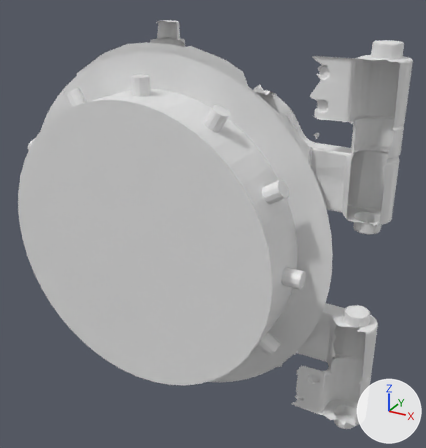
The FBX model addons/LF_Everon1989/Assets/Props/Roleplay/BankVault/VaultDoor.fbx: old version first, new version second.
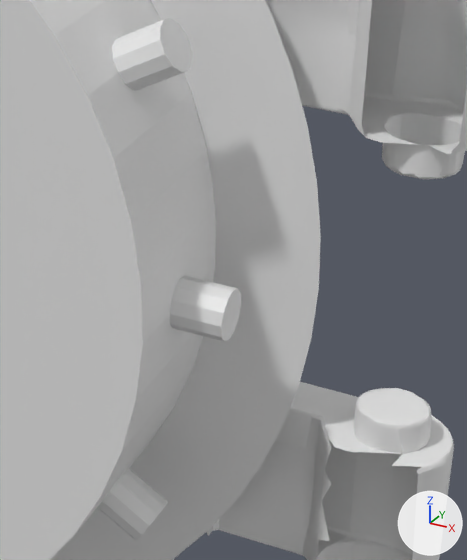
There are two pictures of each version: one whole from a 50 mm lens placed at (0.65, -2.94, 1.56), pointed at (-1.01, 0.08, 0.04), one close up on the part from 53% to 90% of the width and 39% to 81% of the height. The lights are fixed; the arrows at lower right show +X, +Y and +Z. The first two pictures are the older version. Objects named as collision shapes, trigger or cutter boxes, shadow casters or lower levels of detail are left out. Vertices at exactly the same position are counted once.

The first close-up shows 'VaultDoor_LOD0'.
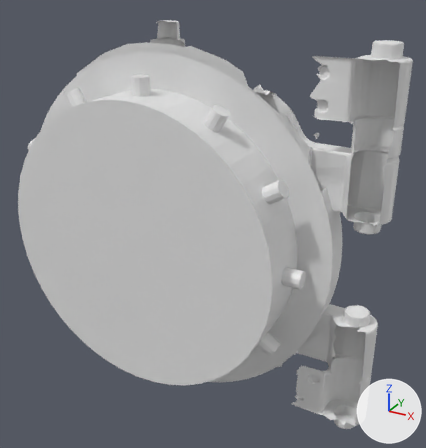
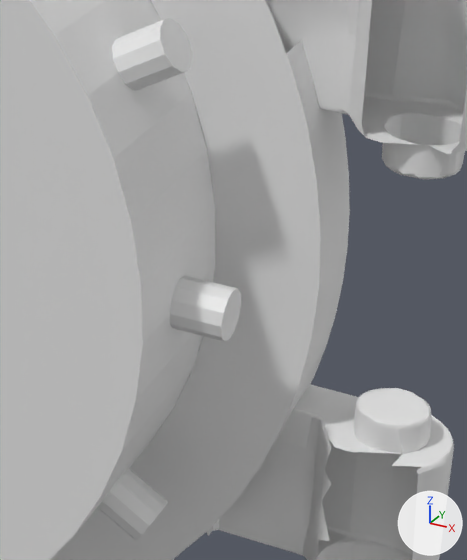
Location of each change, [x1, y1, x2, y2] in pixels of the close-ups (467 x 560 px):
```json
{"part": 1, "of": "me_vaultdoor_lod0", "change": "added", "after": [271, 40, 350, 448]}
```

The change, as JSON lines over the scene's bpy script:
```json
{"block": "me_vaultdoor_lod0", "where": "# used by ob_vaultdoor_lod0; location = (0.0, 0.0, 0.0)"}
{"op": "remove", "block": "me_vaultdoor_lod0", "code": "me_vaultdoor_lod0.from_pydata(...)  # 3911 vertices, 6825 faces; spans x -2.38..0.1, y -0.44..0.42, z -1.25..1.25"}
{"op": "add", "block": "me_vaultdoor_lod0", "code": "me_vaultdoor_lod0.from_pydata(...)  # 3940 vertices, 6852 faces; spans x -2.38..0.1, y -0.44..0.42, z -1.25..1.25"}
{"block": "me_vaultdoor_lod0", "change": "me_vaultdoor_lod0 part 1: a new loose piece of 29 vertices spanning x -0.47..-0.17, y -0.09..0.1, z -0.45..0.45, in mat_bankvault_paint (its picture is missing)"}
```
